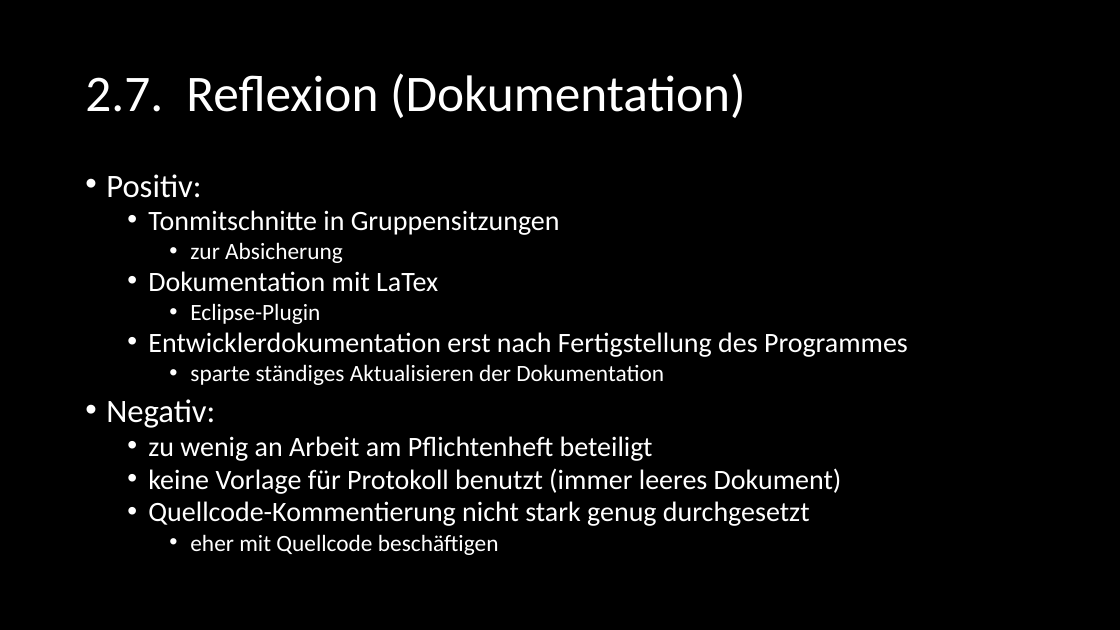
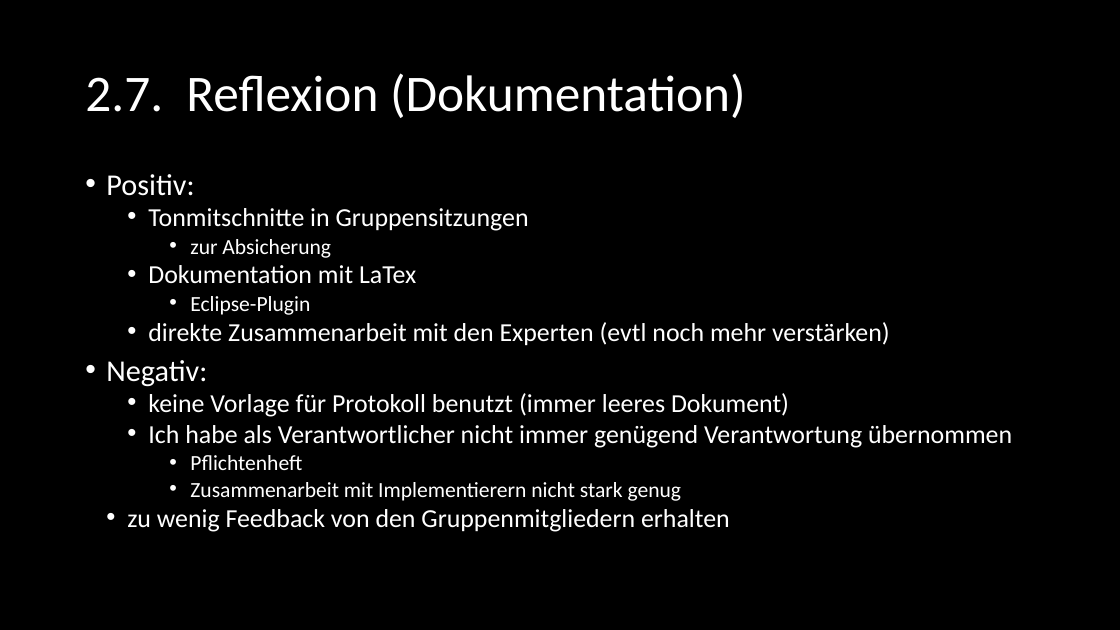
Before and after one commit to SE-Beleggruppe/Beleg_Planung, a slide deck: slide 27 of Präsentation/Felix - Dokumentation/SE_Dokumentation.pptx. Drawn at 1120x630 pixels with LibreOffice and Linux fonts; fonts in the diff are those of the drawing. Boxes give left, top, right and bottom in pixels: in the first picture for what was removed or moved away, otherwise in the second. Text is boxed around its words. In the diff, an @@ line names an element or a change of style, - is before the commit and + after.

```diff
--- a/Präsentation/Felix - Dokumentation/SE_Dokumentation.pptx
+++ b/Präsentation/Felix - Dokumentation/SE_Dokumentation.pptx
@@ text at bbox=[106, 174, 789, 417]: size 28 to 25.9 pt in "Positiv:", "Negativ:"; size 24 to 22.2 pt in "Tonmitschnitte in Gruppensitzungen", "Dokumentation mit LaTex", "keine Vorlage für Protokoll benutzt (immer leeres ..."; size 20 to 18.5 pt in "zur Absicherung", "Eclipse-Plugin" @@
@@ text at bbox=[148, 322, 890, 346]: text changed; size 24 to 22.2 pt @@
-  • Entwicklerdokumentation erst nach Fertigstellung des Programmes
-    • sparte ständiges Aktualisieren der Dokumentation
+  • direkte Zusammenarbeit mit den Experten (evtl noch mehr verstärken)
@@ text at bbox=[127, 425, 1012, 532]: text changed; size 24 to 22.2 pt @@
-  • Quellcode-Kommentierung nicht stark genug durchgesetzt
-    • eher mit Quellcode beschäftigen
+  • Ich habe als Verantwortlicher nicht immer genügend Verantwortung übernommen
+    • Pflichtenheft
+    • Zusammenarbeit mit Implementierern nicht stark genug
+      • zu wenig Feedback von den Gruppenmitgliedern erhalten
@@ text at bbox=[148, 436, 653, 461]: paragraph removed @@
-  • zu wenig an Arbeit am Pflichtenheft beteiligt
```
Also in this commit, not shown: 6 other slides changed, 2 slides added, 1 slide removed, 1 other file.
